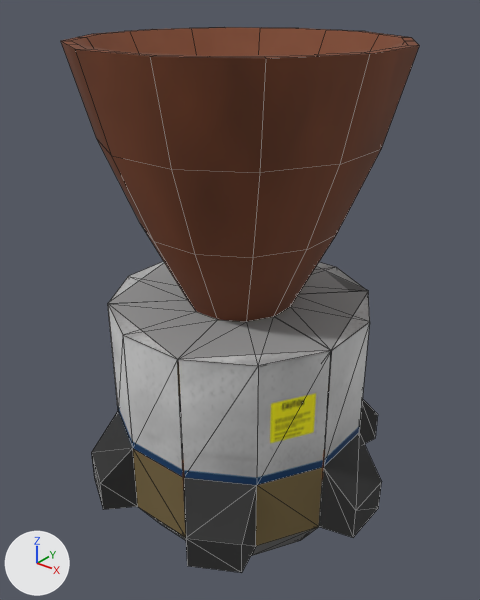
What one commit did to the FBX model Unity/Assets/Models/ArcJetRCS.FBX.
One viewpoint serves both versions: a camera (50 mm lens) standing at (0.446, -0.559, 0.582) and looking at (0.0, -0.001, 0.237). The axes (+X, +Y, +Z) are drawn at lower left. The lights are the same throughout. Mesh edges are drawn as thin lines. Where no turn or scale is listed for an object, it has been applied to the vertices.
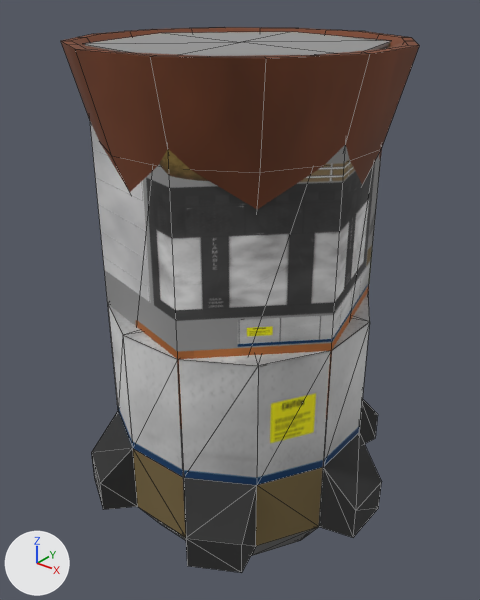
The change, as a diff of the scene's bpy script:
```diff
--- a/Unity/Assets/Models/ArcJetRCS.FBX.py
+++ b/Unity/Assets/Models/ArcJetRCS.FBX.py
@@ ob_cylinder002 @@
 ob_cylinder002.rotation_euler = (0.0, 0.0, -0.262)  # degrees (0, 0, -15)
-ob_cylinder002.scale = (1.0, 1.0, 2.4)
+ob_cylinder002.scale = (1.0, 1.0, 5.24)
```

What differs and where, as boxes (x1, y1, x2, y2) in the pictures (480 x 600 px):
'Cylinder002', rescaled (17% wider, 86% taller)
    before: (108, 263, 369, 531)
    after: (85, 32, 391, 531)
